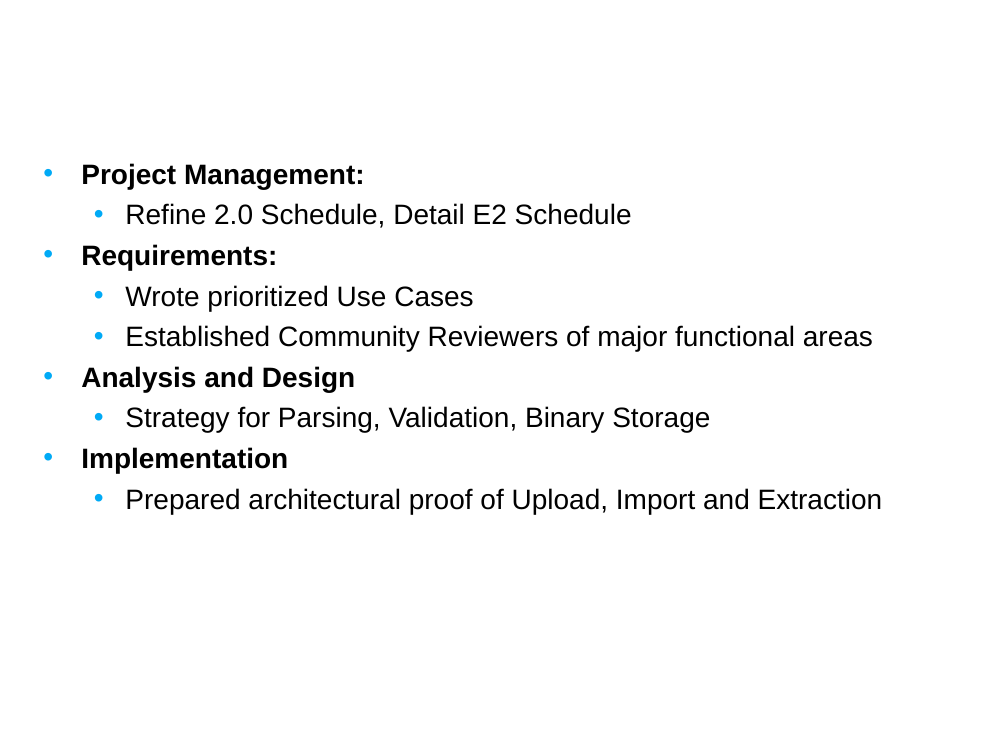
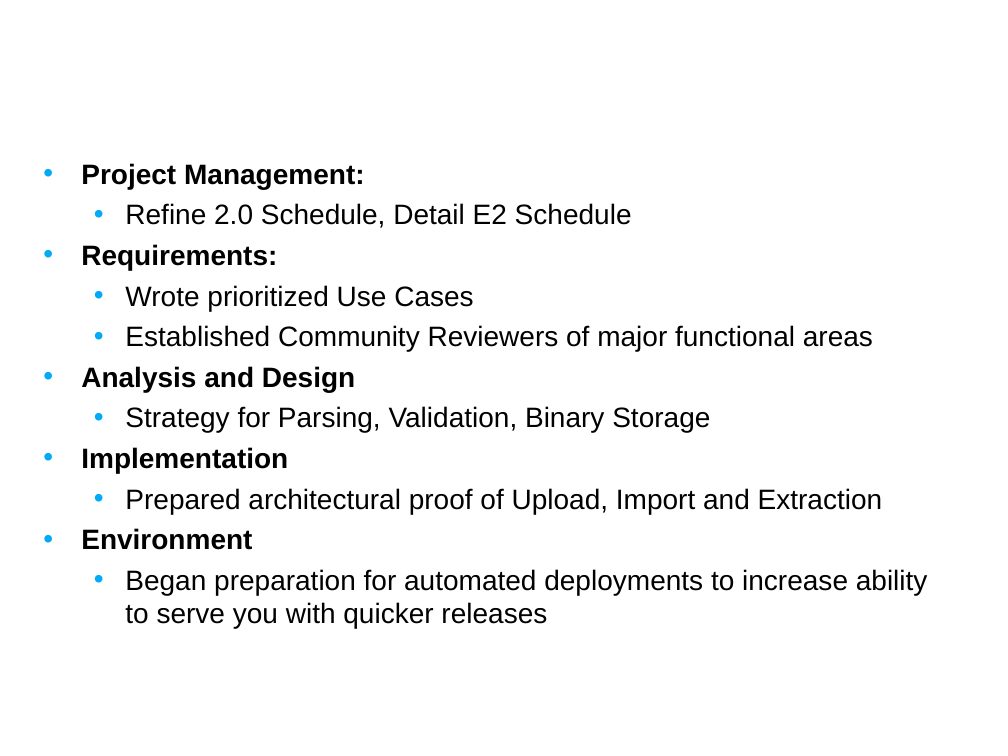
Before and after one commit to NCIP/caarray-docs, a slide deck: slide 9 of project_management/open_meetings/caArray User Community Meeting Aug 8.ppt. Drawn at 1008x756 pixels with LibreOffice and Linux fonts; fonts in the diff are those of the drawing; background and template pictures are left out. Boxes give left, top, right and bottom in pixels: in the first picture for what was removed or moved away, otherwise in the second. Text is boxed around its words. In the diff, an @@ line names an element or a change of style, - is before the commit and + after.

```diff
--- a/project_management/open_meetings/caArray User Community Meeting Aug 8.ppt
+++ b/project_management/open_meetings/caArray User Community Meeting Aug 8.ppt
@@ text at (81,528,928,629): paragraphs added @@
+• Environment
+  • Began preparation for automated deployments to increase ability to serve you with quicker releases
```
Also in this commit, not shown: 3 other slides changed.
